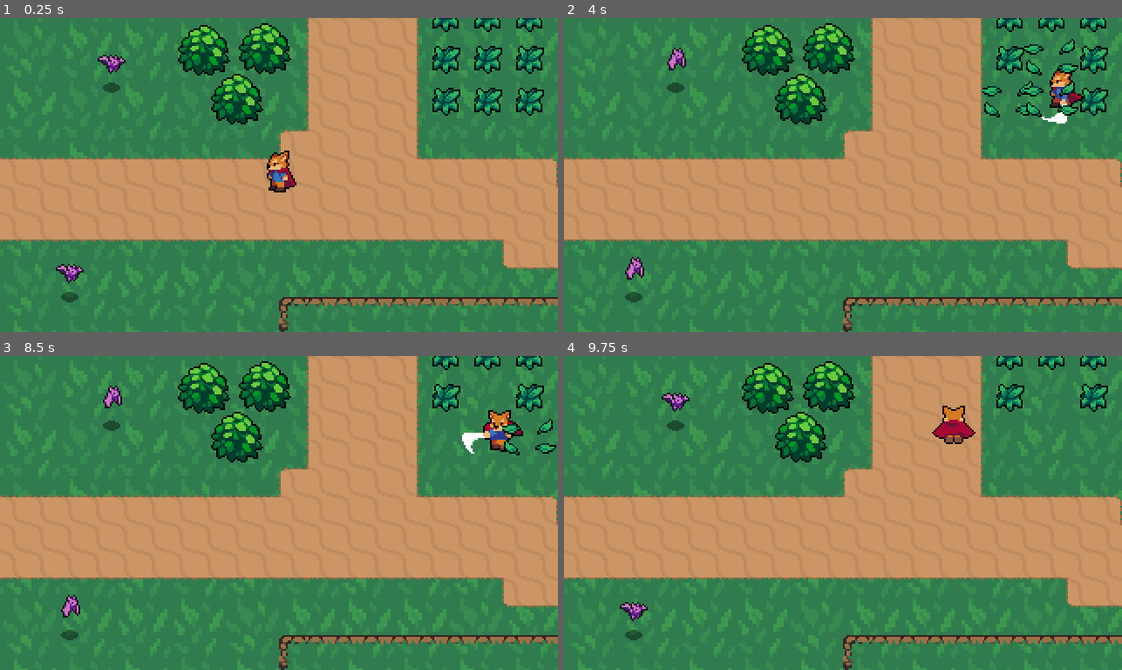
Above: before the commit, frames 1-4 (two rows, left to right).
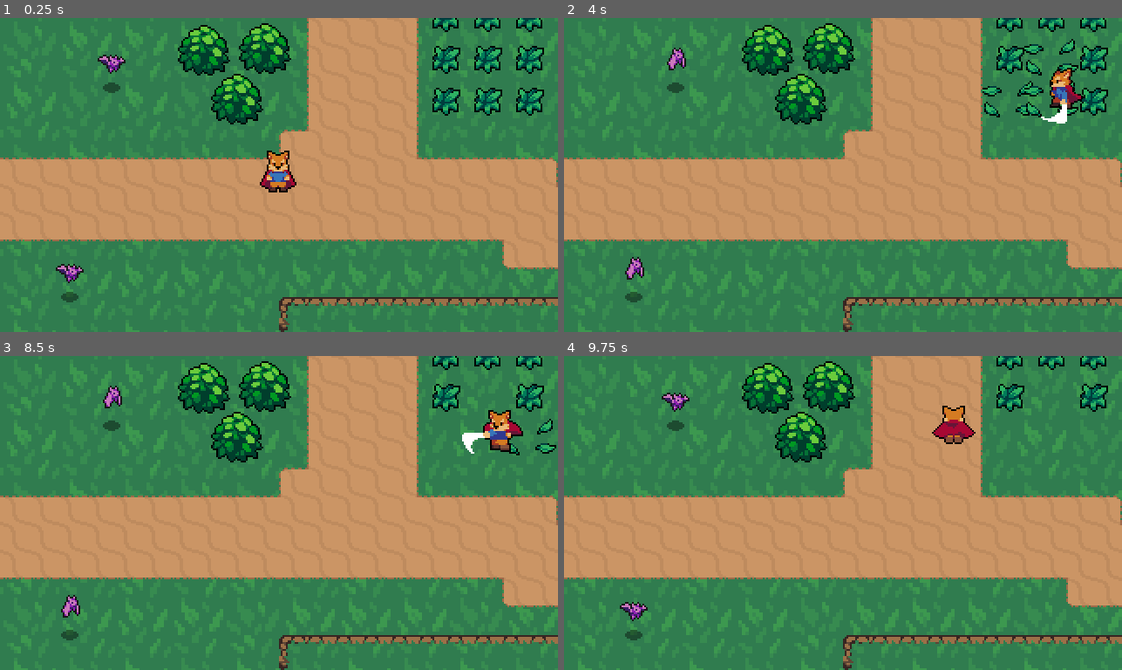
Above: after the commit, the same moments.

Repository: Jonak-Adipta-Kalita/JAK-Ultimate-Adventure-Game
Game: Godot game, scene res://World.tscn
Same seed, same stepped clock (60 frames per second), same inputs: the game is played once before the commit and once after it.
Inputs:
- Up to frame 1 (0.25 s): no input
- Up to frame 2 (4 s): hold Right (ui_right) 0.53-1.28 s; tap K (roll) at 0.6, 1.55, 2.1, 2.85, 3.8 s; hold Down (ui_down) 1.28-2.03 s; tap J (attack) at 1.35, 3.6 s; hold Right (ui_right) 2.03-2.78 s; hold Up (ui_up) 2.78-3.53 s; hold Left (ui_left) from 3.53 s (still down)
- Up to frame 3 (8.5 s): tap K (roll) at 4.35, 5.1, 6.05, 6.6, 7.35, 8.3 s; release Left (ui_left) at 5.03 s; hold Down (ui_down) 5.03-5.78 s; hold Right (ui_right) 5.78-6.53 s; tap J (attack) at 5.85, 8.1 s; hold Up (ui_up) 6.53-7.28 s; hold Right (ui_right) 7.28-8.03 s; hold Down (ui_down) from 8.03 s (still down)
- Up to frame 4 (9.75 s): release Down (ui_down) at 8.78 s; hold Left (ui_left) 8.78-9.53 s; tap K (roll) at 8.85, 9.6 s; hold Up (ui_up) from 9.53 s (still down)

The runs differ from the first frame. In frame 1, 0.3% of the frame differs, in the area x 46-53%, y 42-56%; in frame 2, 0.1%; in frame 3, 0.1%; in frame 4, nothing differs.

Commit message:
bat death effect and some code refactoring

Diff:
--- /dev/null
+++ b/Effects/BatDeathEffect.tscn
@@ -0,0 +1,58 @@
+[gd_scene load_steps=14 format=2]
+
+[ext_resource path="res://Effects/Effect.gd" type="Script" id=1]
+[ext_resource path="res://Effects/BatDeathEffect.png" type="Texture" id=2]
+
+[sub_resource type="AtlasTexture" id=1]
+atlas = ExtResource( 2 )
+region = Rect2( 0, 0, 32, 32 )
+
+[sub_resource type="AtlasTexture" id=2]
+atlas = ExtResource( 2 )
+region = Rect2( 32, 0, 32, 32 )
+
+[sub_resource type="AtlasTexture" id=3]
+atlas = ExtResource( 2 )
+region = Rect2( 64, 0, 32, 32 )
+
+[sub_resource type="AtlasTexture" id=4]
+atlas = ExtResource( 2 )
+region = Rect2( 96, 0, 32, 32 )
+
+[sub_resource type="AtlasTexture" id=5]
+atlas = ExtResource( 2 )
+region = Rect2( 128, 0, 32, 32 )
+
+[sub_resource type="AtlasTexture" id=6]
+atlas = ExtResource( 2 )
+region = Rect2( 160, 0, 32, 32 )
+
+[sub_resource type="AtlasTexture" id=7]
+atlas = ExtResource( 2 )
+region = Rect2( 192, 0, 32, 32 )
+
+[sub_resource type="AtlasTexture" id=8]
+atlas = ExtResource( 2 )
+region = Rect2( 224, 0, 32, 32 )
+
+[sub_resource type="AtlasTexture" id=9]
+atlas = ExtResource( 2 )
+region = Rect2( 256, 0, 32, 32 )
+
+[sub_resource type="AtlasTexture" id=10]
+atlas = ExtResource( 2 )
+region = Rect2( 288, 0, 32, 32 )
+
+[sub_resource type="SpriteFrames" id=11]
+animations = [ {
+"frames": [ SubResource( 1 ), SubResource( 2 ), SubResource( 3 ), SubResource( 4 ), SubResource( 5 ), SubResource( 6 ), SubResource( 7 ), SubResource( 8 ), SubResource( 9 ), SubResource( 10 ) ],
+"loop": true,
+"name": "Animate",
+"speed": 15.0
+} ]
+
+[node name="BatDeathEffect" type="AnimatedSprite"]
+frames = SubResource( 11 )
+animation = "Animate"
+offset = Vector2( 0, -8 )
+script = ExtResource( 1 )
--- /dev/null
+++ b/Effects/Effect.gd
@@ -0,0 +1,9 @@
+extends AnimatedSprite
+
+func _ready():
+	var _connect = connect("animation_finished", self, "_on_animation_finished")
+	play("Animate")
+
+
+func _on_animation_finished():
+	queue_free()
--- /dev/null
+++ b/Effects/GrassDestroyEffect.tscn
@@ -0,0 +1,39 @@
+[gd_scene load_steps=9 format=2]
+
+[ext_resource path="res://Effects/Effect.gd" type="Script" id=1]
+[ext_resource path="res://Effects/GrassDestroyEffect.png" type="Texture" id=2]
+
+[sub_resource type="AtlasTexture" id=1]
+atlas = ExtResource( 2 )
+region = Rect2( 0, 0, 32, 32 )
+
+[sub_resource type="AtlasTexture" id=2]
+atlas = ExtResource( 2 )
+region = Rect2( 32, 0, 32, 32 )
+
+[sub_resource type="AtlasTexture" id=3]
+atlas = ExtResource( 2 )
+region = Rect2( 64, 0, 32, 32 )
+
+[sub_resource type="AtlasTexture" id=4]
+atlas = ExtResource( 2 )
+region = Rect2( 96, 0, 32, 32 )
+
+[sub_resource type="AtlasTexture" id=5]
+atlas = ExtResource( 2 )
+region = Rect2( 128, 0, 32, 32 )
+
+[sub_resource type="SpriteFrames" id=6]
+animations = [ {
+"frames": [ SubResource( 1 ), SubResource( 2 ), SubResource( 3 ), SubResource( 4 ), SubResource( 5 ) ],
+"loop": true,
+"name": "Animate",
+"speed": 15.0
+} ]
+
+[node name="GrassDestroyEffect" type="AnimatedSprite"]
+frames = SubResource( 6 )
+animation = "Animate"
+centered = false
+offset = Vector2( -8, -8 )
+script = ExtResource( 1 )
--- a/Effects/GrassEffect.gd
+++ /dev/null
@@ -1,11 +0,0 @@
-extends Node2D
-
-onready var animatedSprite = $AnimatedSprite
-
-func _ready():
-	animatedSprite.frame = 0
-	animatedSprite.play("Animate")
-
-
-func _on_AnimatedSprite_animation_finished():
-	queue_free()
--- a/Effects/GrassEffect.tscn
+++ /dev/null
@@ -1,43 +0,0 @@
-[gd_scene load_steps=9 format=2]
-
-[ext_resource path="res://Effects/GrassEffect.png" type="Texture" id=1]
-[ext_resource path="res://Effects/GrassEffect.gd" type="Script" id=2]
-
-[sub_resource type="AtlasTexture" id=2]
-atlas = ExtResource( 1 )
-region = Rect2( 0, 0, 32, 32 )
-
-[sub_resource type="AtlasTexture" id=3]
-atlas = ExtResource( 1 )
-region = Rect2( 32, 0, 32, 32 )
-
-[sub_resource type="AtlasTexture" id=4]
-atlas = ExtResource( 1 )
-region = Rect2( 64, 0, 32, 32 )
-
-[sub_resource type="AtlasTexture" id=5]
-atlas = ExtResource( 1 )
-region = Rect2( 96, 0, 32, 32 )
-
-[sub_resource type="AtlasTexture" id=6]
-atlas = ExtResource( 1 )
-region = Rect2( 128, 0, 32, 32 )
-
-[sub_resource type="SpriteFrames" id=1]
-animations = [ {
-"frames": [ SubResource( 2 ), SubResource( 3 ), SubResource( 4 ), SubResource( 5 ), SubResource( 6 ) ],
-"loop": false,
-"name": "Animate",
-"speed": 15.0
-} ]
-
-[node name="GrassEffect" type="Node2D"]
-script = ExtResource( 2 )
-
-[node name="AnimatedSprite" type="AnimatedSprite" parent="."]
-frames = SubResource( 1 )
-animation = "Animate"
-centered = false
-offset = Vector2( -8, -8 )
-
-[connection signal="animation_finished" from="AnimatedSprite" to="." method="_on_AnimatedSprite_animation_finished"]
--- a/Enemies/Bat.gd
+++ b/Enemies/Bat.gd
@@ -2,6 +2,8 @@
 
 var knockback = Vector2.ZERO
 onready var stats = $Stats
+
+const BatDeathEffect = preload("res://Effects/BatDeathEffect.tscn")
 
 func _physics_process(delta):
 	knockback = knockback.move_toward(Vector2.ZERO, 200 * delta)
@@ -14,3 +16,8 @@
 
 func _on_Stats_no_health():
 	queue_free()
+
+	var batDeathEffect = BatDeathEffect.instance()
+	get_parent().add_child(batDeathEffect)
+
+	batDeathEffect.global_position = global_position
--- a/Player/Player.gd
+++ b/Player/Player.gd
@@ -13,7 +13,7 @@
 
 var velocity = Vector2.ZERO
 var state = MOVE
-var roll_vector = Vector2.LEFT
+var roll_vector = Vector2.DOWN
 
 onready var animationPlayer = $AnimationPlayer
 onready var animationTree = $AnimationTree
--- a/Player/Player.tscn
+++ b/Player/Player.tscn
@@ -687,10 +687,10 @@
 tree_root = SubResource( 16 )
 anim_player = NodePath("../AnimationPlayer")
 parameters/playback = SubResource( 17 )
-parameters/Attack/blend_position = Vector2( 0, 0 )
-parameters/Idle/blend_position = Vector2( 0, 0 )
-parameters/Roll/blend_position = Vector2( 0, 0 )
-parameters/Run/blend_position = Vector2( 0, 0 )
+parameters/Attack/blend_position = Vector2( 0, 1 )
+parameters/Idle/blend_position = Vector2( 0, 1 )
+parameters/Roll/blend_position = Vector2( 0, 1 )
+parameters/Run/blend_position = Vector2( 0, 1 )
 
 [node name="HitBoxPivot" type="Position2D" parent="."]
 position = Vector2( 0, -4 )
--- a/World/Grass.gd
+++ b/World/Grass.gd
@@ -1,11 +1,12 @@
 extends Node2D
 
+const GrassDestroyEffect = preload("res://Effects/GrassDestroyEffect.tscn")
+
 func create_grass_effect():
-	var grassEfect = load("res://Effects/GrassEffect.tscn").instance()
-	var world = get_tree().current_scene
+	var grassDestroyEffect = GrassDestroyEffect.instance()
 
-	world.add_child(grassEfect)
-	grassEfect.global_position = global_position
+	get_parent().add_child(grassDestroyEffect)
+	grassDestroyEffect.global_position = global_position
 
 func _on_HurtBox_area_entered(_area):
 	create_grass_effect()
Renamed: Effects/EnemyDeathEffect.png -> Effects/BatDeathEffect.png
Not shown, changed: Effects/BatDeathEffect.png.import
Renamed: Effects/GrassEffect.png -> Effects/GrassDestroyEffect.png
Not shown, changed: Effects/GrassDestroyEffect.png.import
